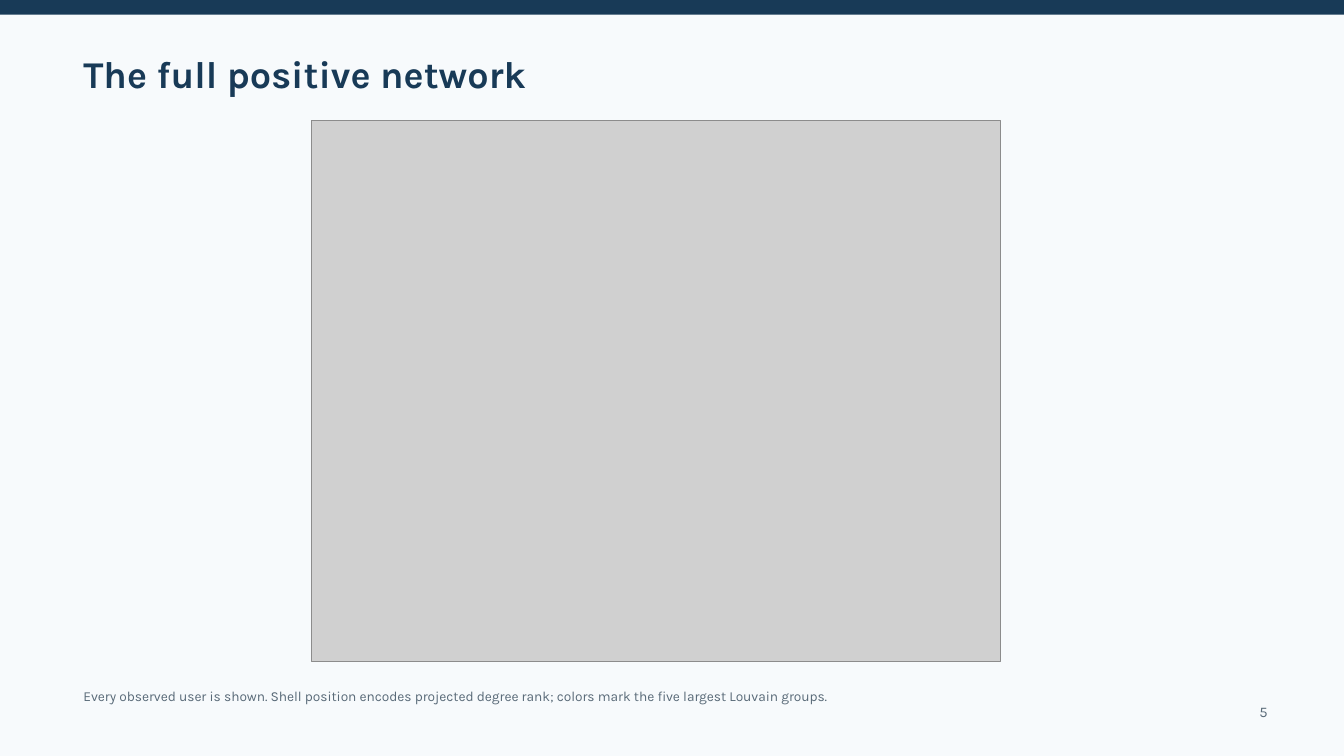
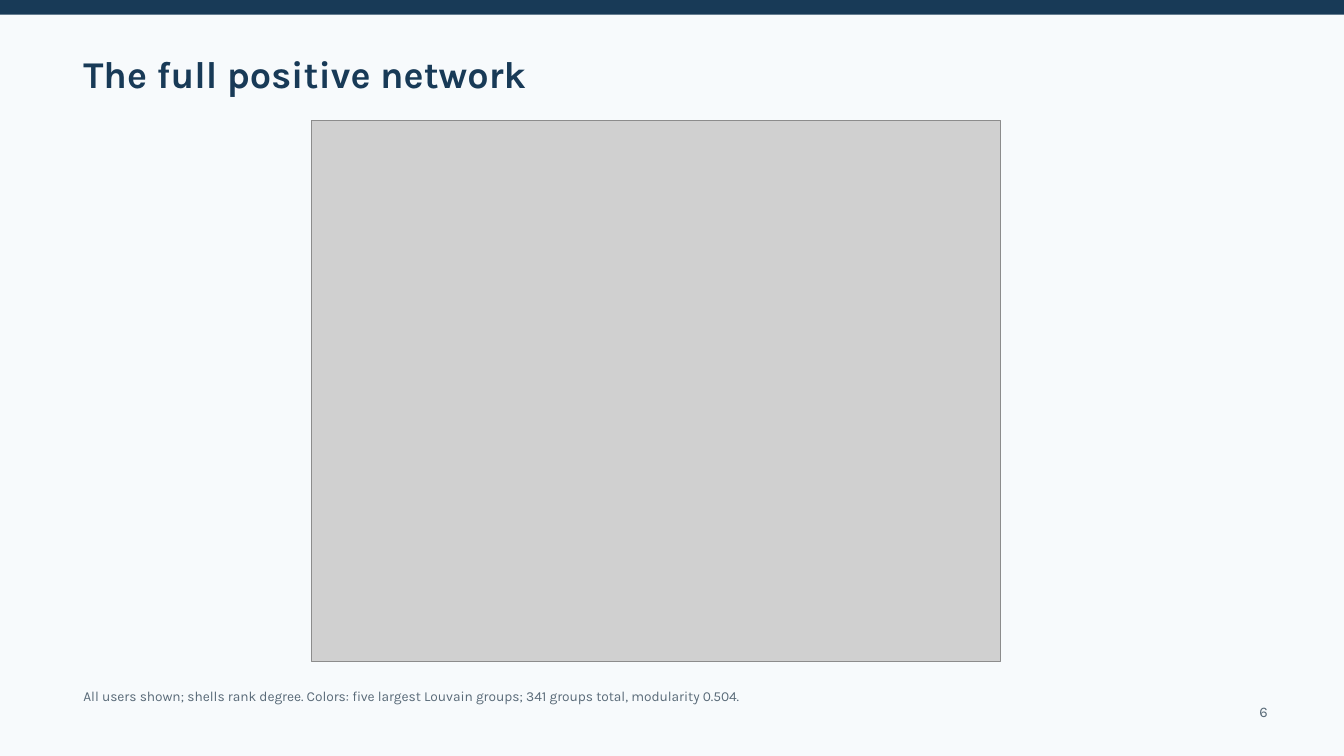
Before and after one commit to O-2wice/bitcoin-otc-trust-network-science, a slide deck: slide 6 of presentation/bitcoin_otc_network_science.pptx (slide 5 before the commit). Drawn at 1344x756 pixels with LibreOffice and Linux fonts; fonts in the diff are those of the drawing; grey boxes stand for pictures. Boxes give left, top, right and bottom in pixels: in the first picture for what was removed or moved away, otherwise in the second. Text is boxed around its words. In the diff, an @@ line names an element or a change of style, - is before the commit and + after.

```diff
--- a/presentation/bitcoin_otc_network_science.pptx
+++ b/presentation/bitcoin_otc_network_science.pptx
@@ text at (x1=83, y1=691, x2=739, y2=705): text changed @@
-Every observed user is shown. Shell position encodes projected degree rank; colors mark the five largest Louvain groups.
+All users shown; shells rank degree. Colors: five largest Louvain groups; 341 groups total, modularity 0.504.
```
Also in this commit, not shown: 8 other slides changed, 5 slides added, 4 slides removed, 1 other file.
